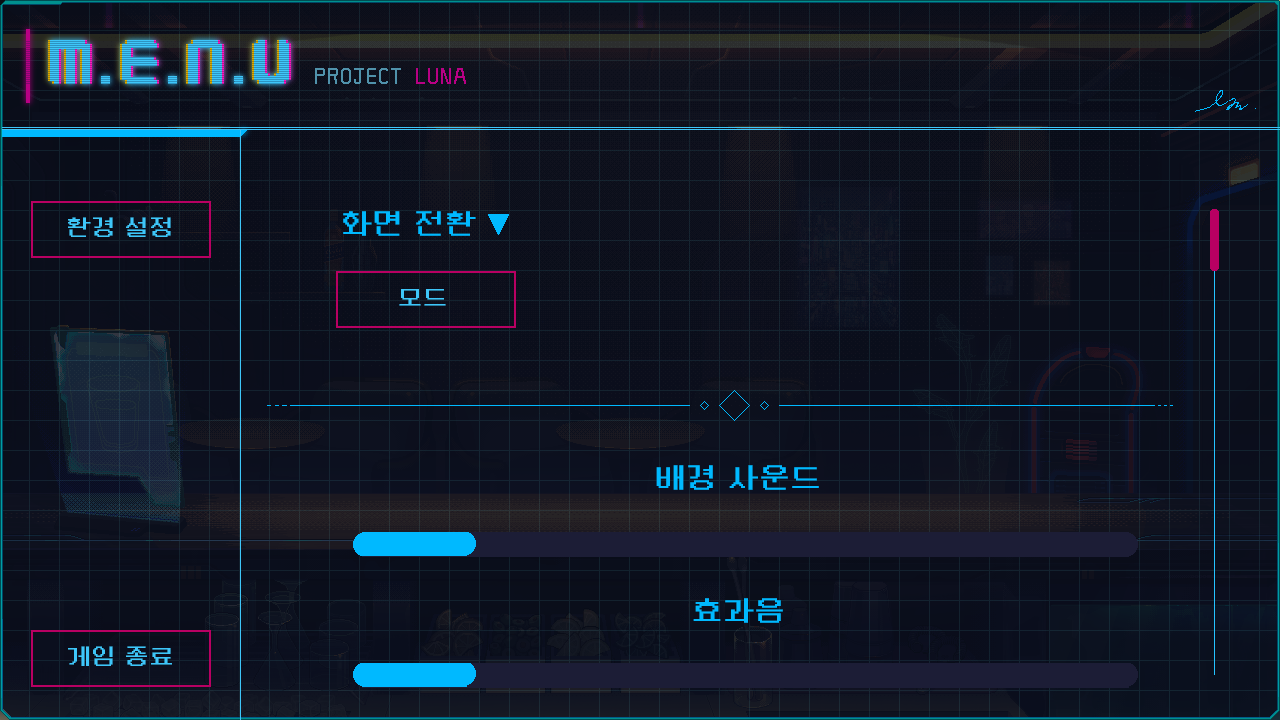
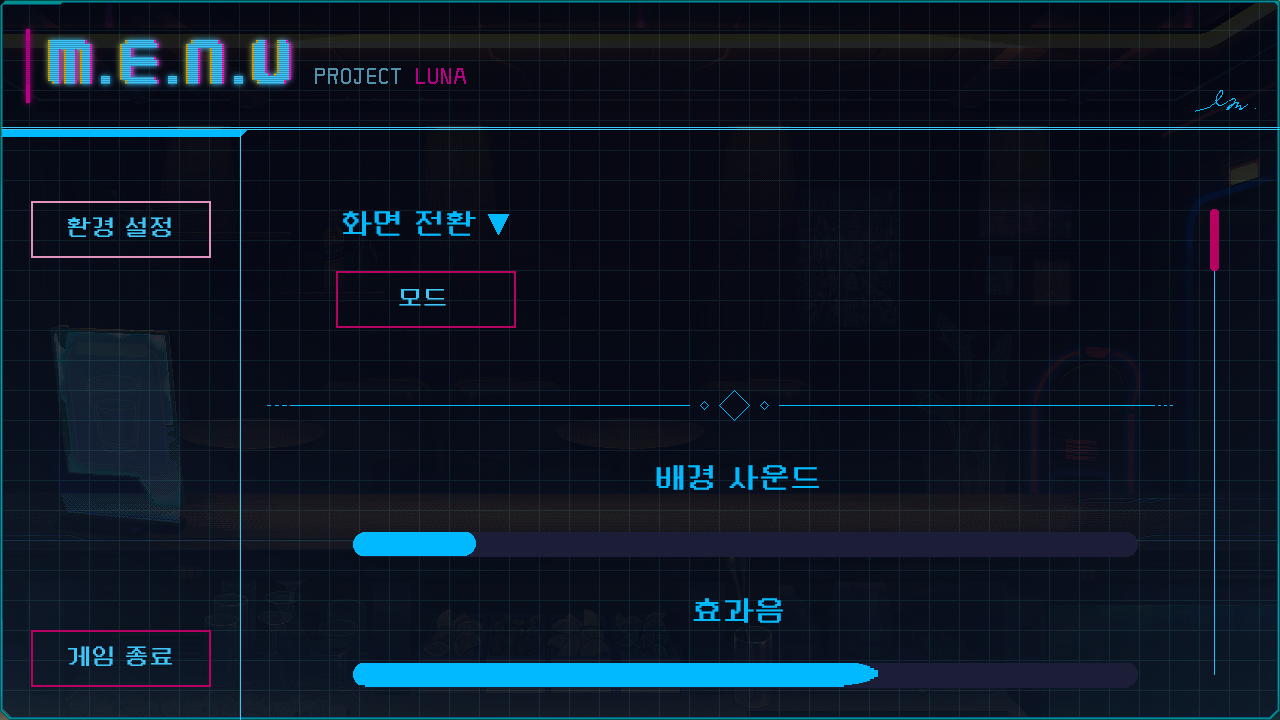
The second 1280x720 image is a revision of the first. Changes to its layers:
painted on "Layer 35" (1st of 2, in "Group 14" › "Group 5" › "Group 9 copy") over box(332, 662, 878, 687)
painted on "Layer 26" (4th of 4, in "Group 14" › "Group 5" › "Group 7") over box(31, 201, 211, 258)
painted on "MENU copy 3" over box(242, 131, 247, 136)
painted on "MENU copy 2" over box(233, 122, 253, 143)
moved "Layer 10 copy" into group "Group 3" over box(3, 128, 1277, 717)
added layer "레이어 1" in group "Group 3" over box(242, 131, 247, 136)
added layer "그레이디언트 칠 2" in group "Group 12" over box(3, 3, 1277, 717)
"Layer 2": opacity 84% → 87%, painted on it over box(3, 3, 1277, 717)
